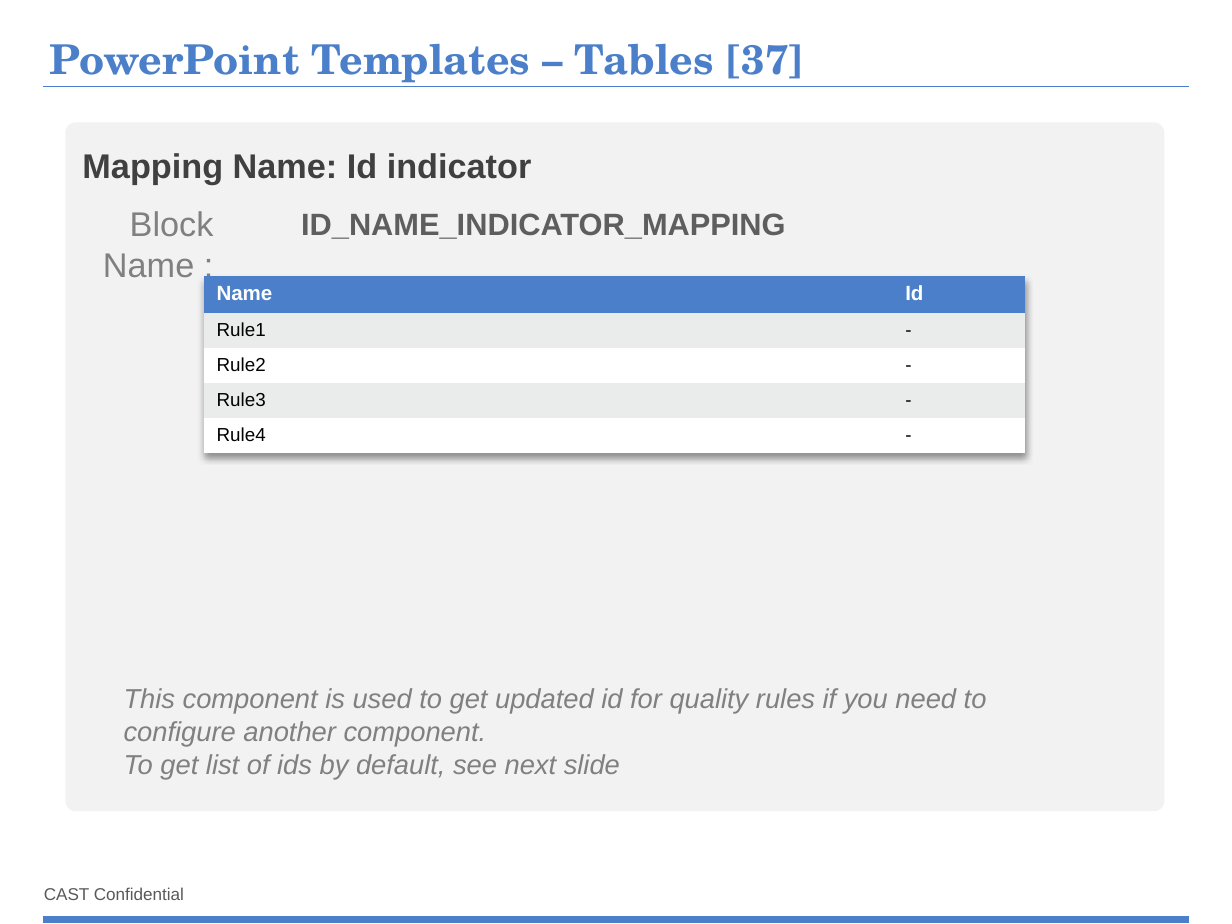
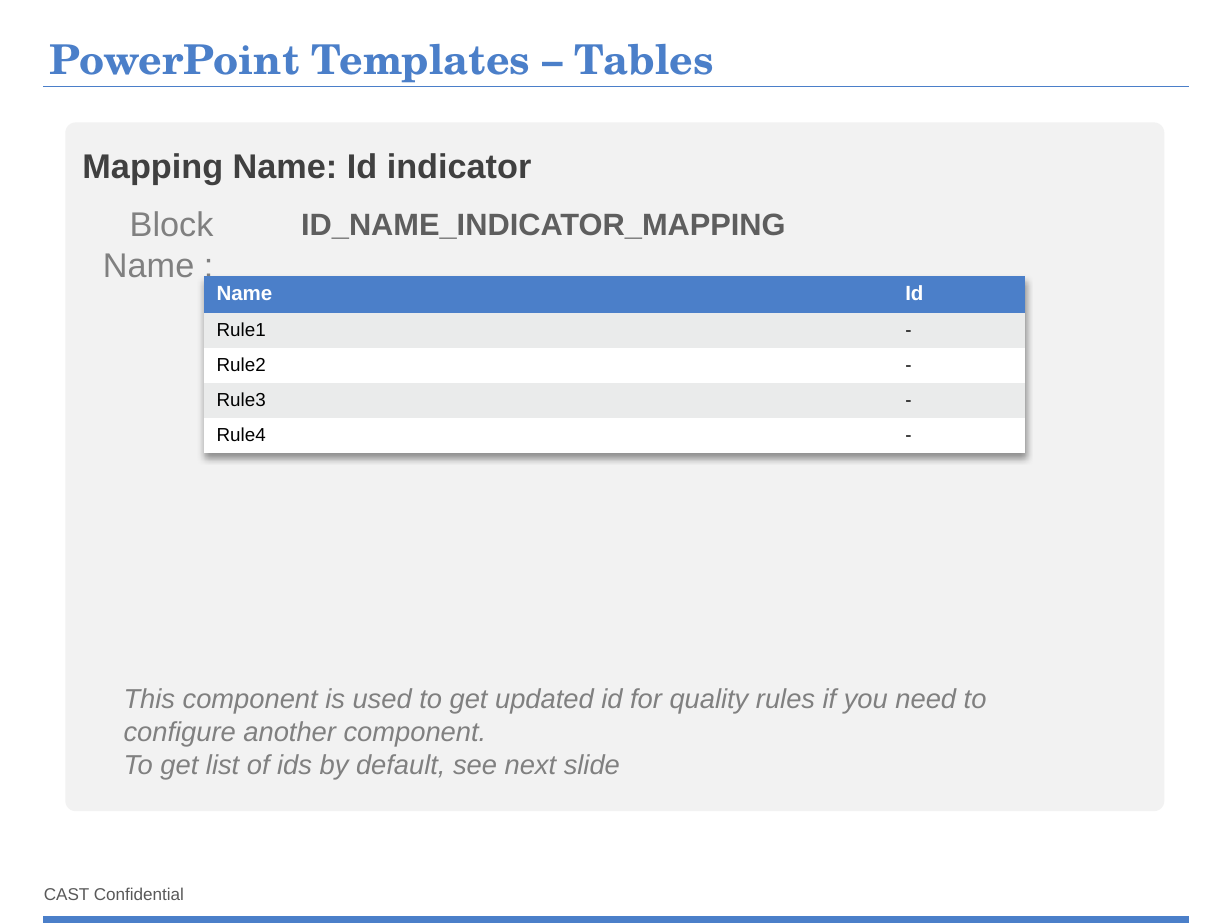
Before and after one commit to CAST-projects/ReportGenerator, a slide deck: slide 69 of CastReporting.Reporting/TemplatesFiles/1- Powerpoint-components-library.pptx (slide 68 before the commit). Drawn at 1232x924 pixels with LibreOffice and Linux fonts; fonts in the diff are those of the drawing; background and template pictures are left out. Boxes give left, top, right and bottom in pixels: in the first picture for what was removed or moved away, otherwise in the second. Text is boxed around its words. In the diff, an @@ line names an element or a change of style, - is before the commit and + after.

```diff
--- a/CastReporting.Reporting/TemplatesFiles/1- Powerpoint-components-library.pptx
+++ b/CastReporting.Reporting/TemplatesFiles/1- Powerpoint-components-library.pptx
@@ title at [49,44,714,87]: text changed @@
-PowerPoint Templates – Tables [37]
+PowerPoint Templates – Tables
```
Also in this commit, not shown: 1 other slide changed, 1 slide added, 23 other files.
